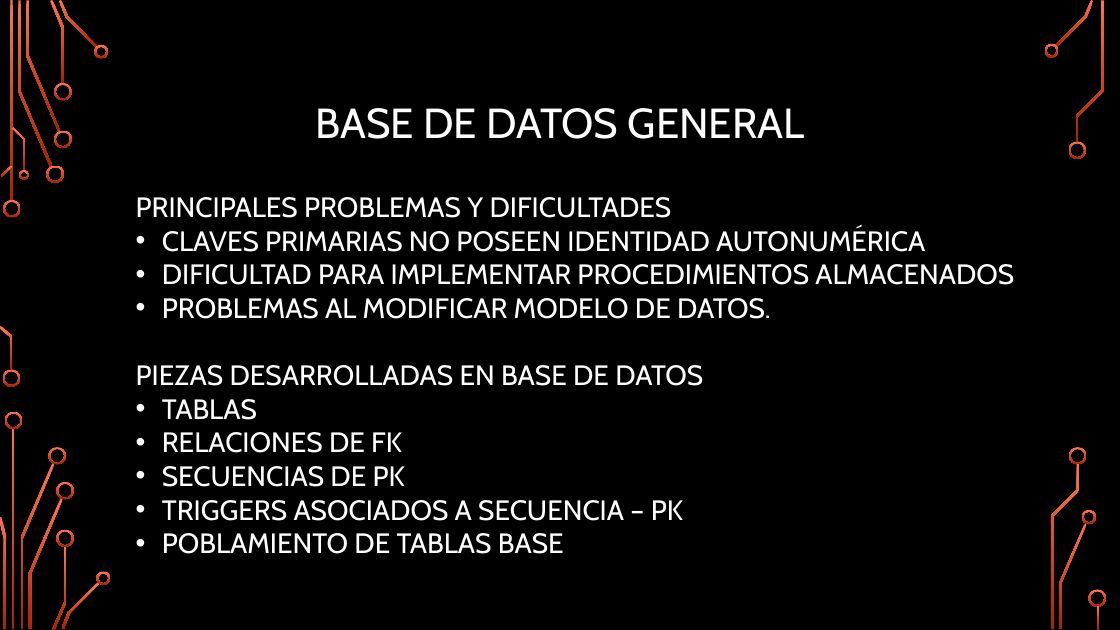
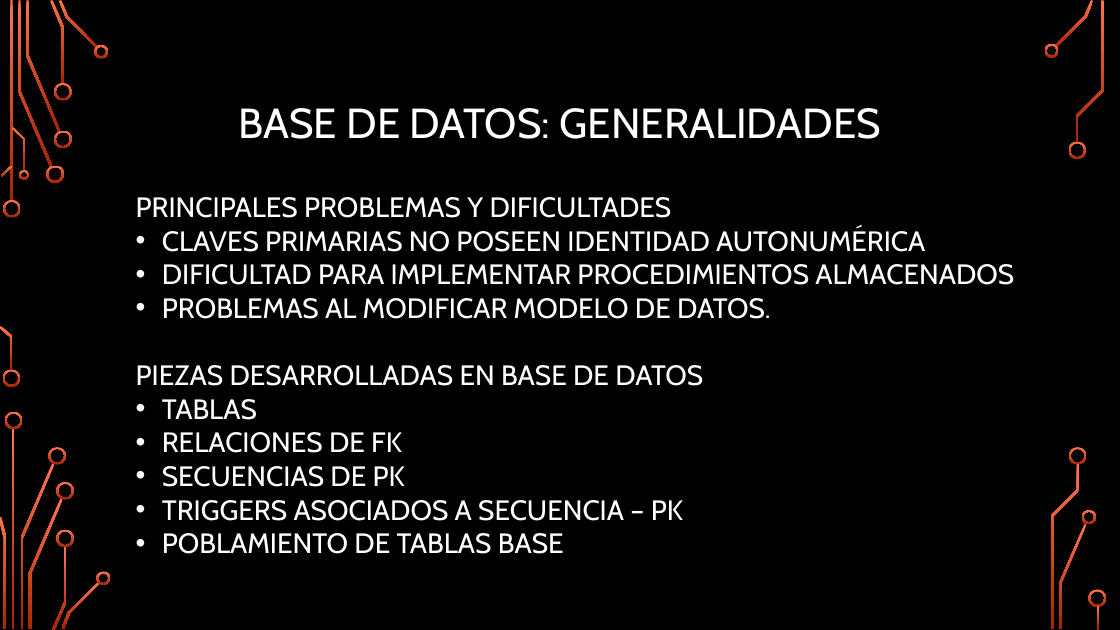
Before and after one commit to stpbrain/Portafolio2018, a slide deck: slide 3 of Documentacion/2 Etapa/Presentacion Etapa 2.pptx. Drawn at 1120x630 pixels with LibreOffice and Linux fonts; fonts in the diff are those of the drawing; background and template pictures are left out. Boxes give left, top, right and bottom in pixels: in the first picture for what was removed or moved away, otherwise in the second. Text is boxed around its words. In the diff, an @@ line names an element or a change of style, - is before the commit and + after.

```diff
--- a/Documentacion/2 Etapa/Presentacion Etapa 2.pptx
+++ b/Documentacion/2 Etapa/Presentacion Etapa 2.pptx
@@ title at [238, 108, 882, 139]: text changed @@
-BASE DE DATOS GENERAL
+BASE DE DATOS: GENERALIDADES
```
Also in this commit, not shown: 1 other slide changed, 6 slides added, 2 slides removed.
